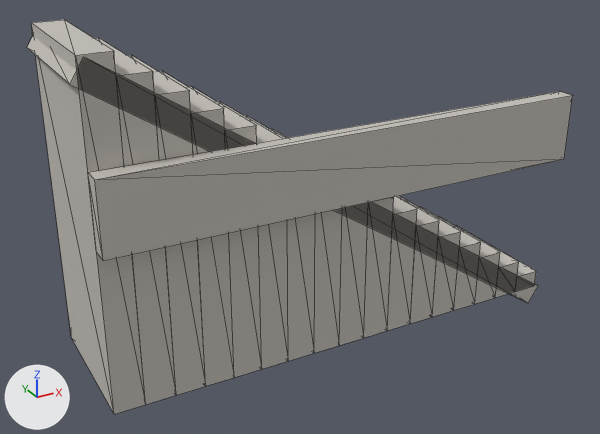
What one commit did to the glTF model assets/models/castle/tower_stairs_l.glb.
Before and after are seen from a 50 mm camera at (-8.44, -8.96, 5.99) aimed at (-3.58, -0.13, 1.57). The axes (+X, +Y, +Z) are drawn at lower left. The lights are the same throughout. The picture after the commit comes second. Mesh edges are drawn as thin lines. Vertices at exactly the same position are counted once.

Script lines for the objects in view, before the commit:
```python
me_cube_006 = bpy.data.meshes.new('Cube.006')
me_cube_006.from_pydata(...)  # a box spanning x -2.68..-2.29, y -0.95..0.95, z 0.0..1.73
me_cube_006.materials.append(mat_stone)  # light grey #c4bfb8
me_cube_017 = bpy.data.meshes.new('Cube.017')
me_cube_017.from_pydata(...)  # a box spanning x -6.5..0.0, y -1.2..-0.95, z 2.1..3.0
me_cube_017.materials.append(mat_stone)  # light grey #c4bfb8
me_cube_018 = bpy.data.meshes.new('Cube.018')
me_cube_018.from_pydata(...)  # 8 vertices, 12 faces; spans x -6.58..0.08, y -0.95..0.95, z -0.28..4.18
me_cube_018.materials.append(mat_stone)  # light grey #c4bfb8
ob_ramp = bpy.data.objects.new('Ramp', me_cube_018)
ob_ramp.location = (0.0, 0.0, 0.0)
ob_steps_006 = bpy.data.objects.new('Steps.006', me_cube_006)
ob_steps_006.location = (0.0, 0.0, 0.0)
ob_stepswall = bpy.data.objects.new('StepsWall', me_cube_017)
ob_stepswall.location = (0.0, 0.0, 0.0)
# also in view: 'Steps.012' at (-4.78, 0.0, 1.61); 'Steps.009' at (-3.63, 0.0, 1.24); 'Steps.005' at (-2.1, 0.0, 0.74); 'Steps.002' at (-0.96, 0.0, 0.37); 'Steps.001' at (-0.57, 0.0, 0.25)
```
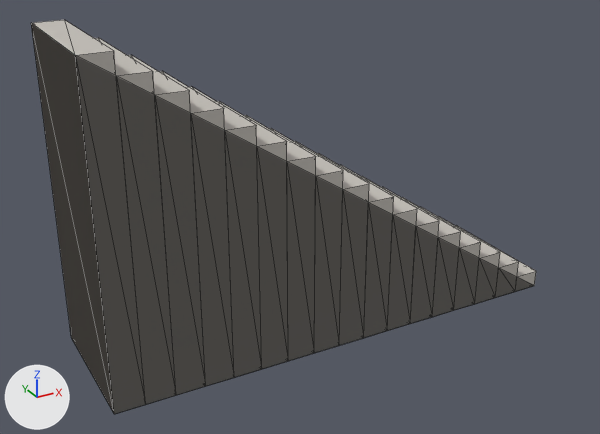
Where the change shows, as pixel boxes [x1, y1, x2, y2] in the pictures (600 x 434 px):
'StepsWall', deleted
    before: [88, 91, 573, 261]
'Ramp', reshaped (46% taller)
    before: [27, 36, 538, 303]
    after: [31, 23, 530, 413]

The edits, one by one:
me_cube_018 is used by ob_ramp; location (0.0, 0.0, 0.0).
me_cube_018 had 8 vertices, 12 faces and spanned x -6.58..0.08, y -0.95..0.95, z -0.28..4.18.
me_cube_018 now has 6 vertices, 8 faces and spans x -6.5..0.0, y -0.95..0.95, z 0.0..4.2.
me_cube_018 part 1: the whole mesh is rebuilt.
Object 'StepsWall' (ob_stepswall) is deleted.
